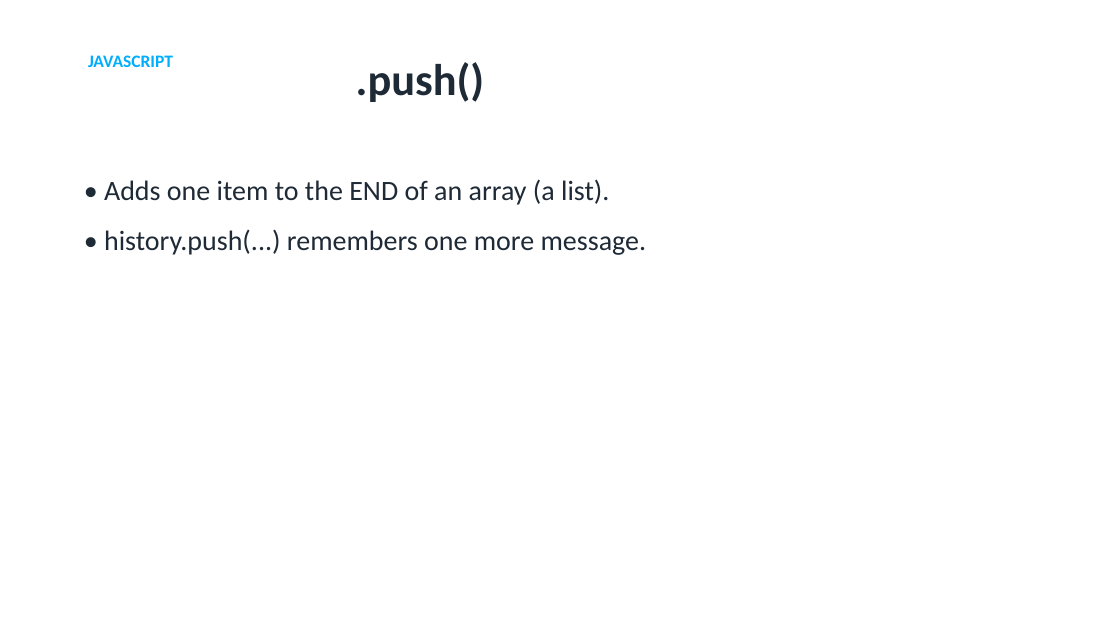
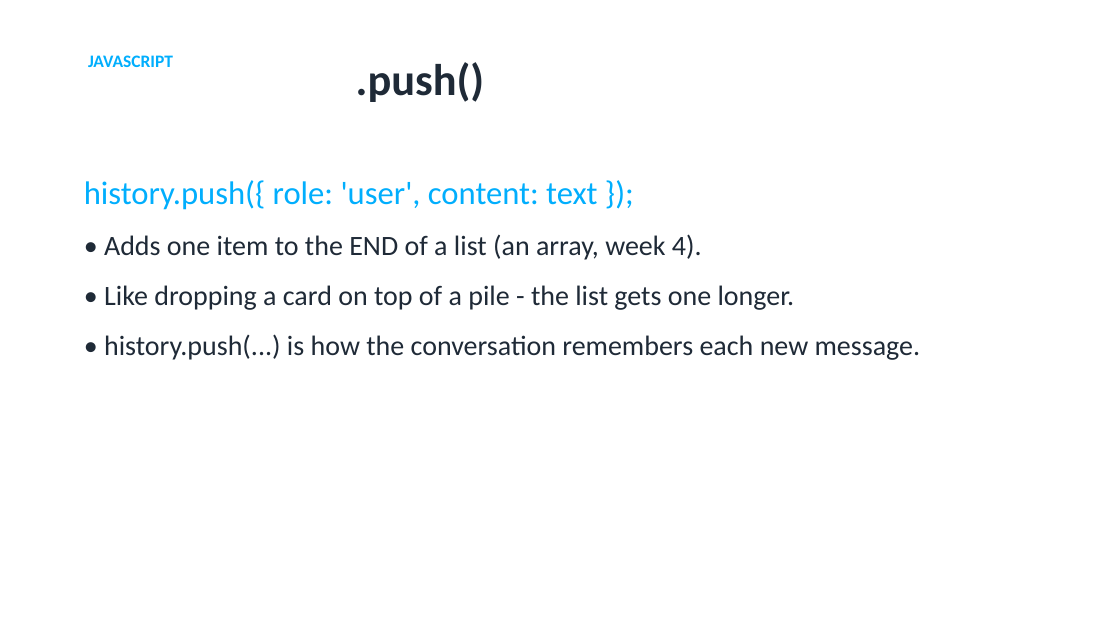
Before and after one commit to utgapps/utgapps.github.io, a slide deck: slide 11 of ai101/slides/week-07.pptx. Drawn at 1120x630 pixels with LibreOffice and Linux fonts; fonts in the diff are those of the drawing. Boxes give left, top, right and bottom in pixels: in the first picture for what was removed or moved away, otherwise in the second. Text is boxed around its words. In the diff, an @@ line names an element or a change of style, - is before the commit and + after.

```diff
--- a/ai101/slides/week-07.pptx
+++ b/ai101/slides/week-07.pptx
@@ text at [84,180,921,360]: text changed @@
-• Adds one item to the END of an array (a list).
-• history.push(...) remembers one more message.
+history.push({ role: 'user', content: text });
+• Adds one item to the END of a list (an array, week 4).
+• Like dropping a card on top of a pile - the list gets one longer.
+• history.push(...) is how the conversation remembers each new message.
```
Also in this commit, not shown: 9 other slides changed, 27 other files.
